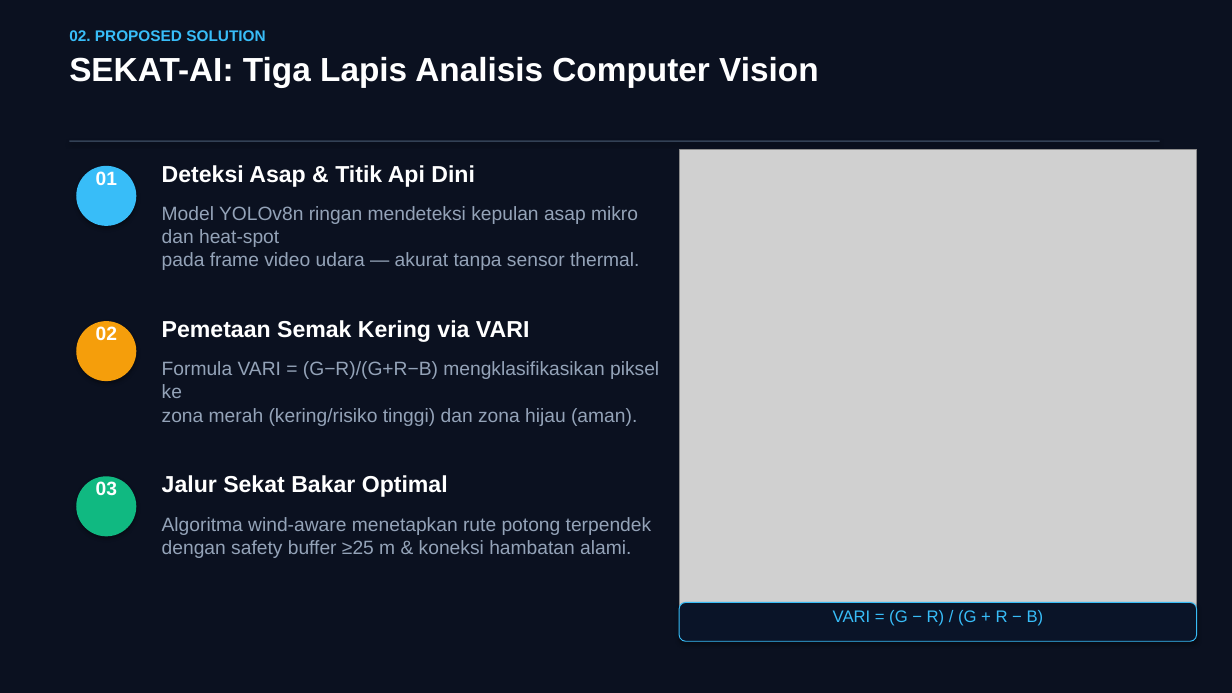
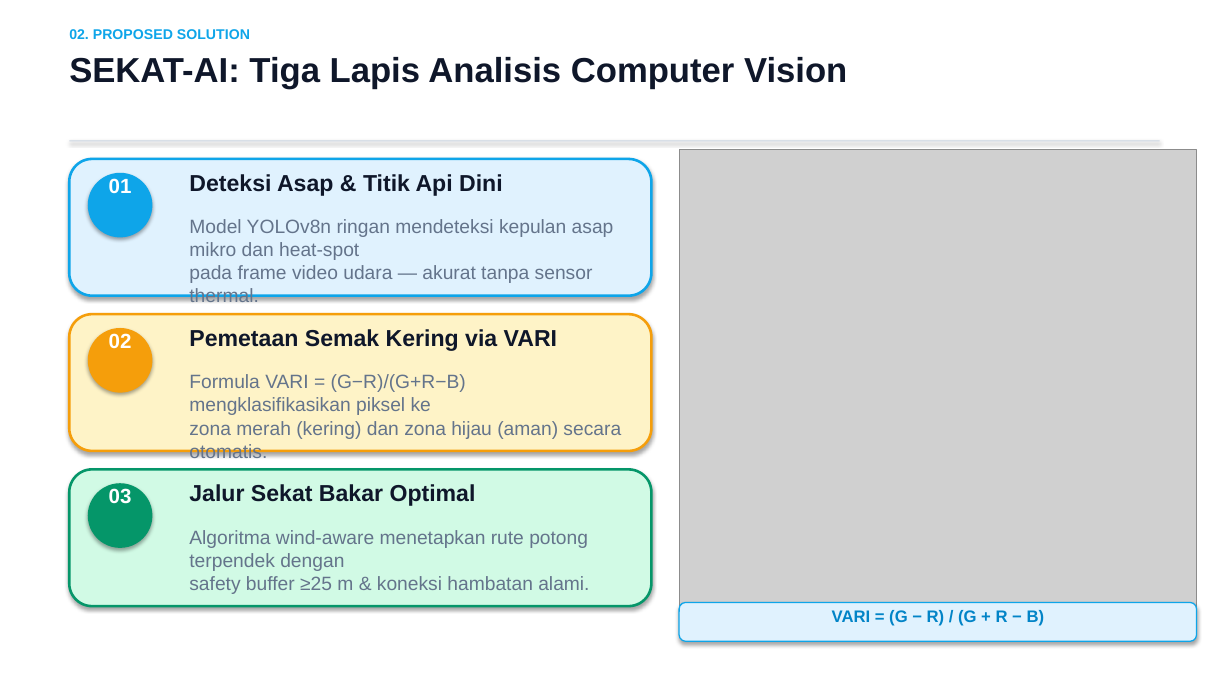
Before and after one commit to aamsetiana/SMOKECUT, a slide deck: slide 5 of AIRIMPACT2026_SMOKECUT_Proposal.pptx. Drawn at 1232x693 pixels with LibreOffice and Linux fonts; fonts in the diff are those of the drawing; grey boxes stand for pictures. Boxes give left, top, right and bottom in pixels: in the first picture for what was removed or moved away, otherwise in the second. Text is boxed around its words. In the diff, an @@ line names an element or a change of style, - is before the commit and + after.

Commit message:
feat(presentation): switch to light color palette — white bg, tinted panels, navy+blue accent

```diff
--- a/AIRIMPACT2026_SMOKECUT_Proposal.pptx
+++ b/AIRIMPACT2026_SMOKECUT_Proposal.pptx
@@ rectangle at box(0, 0, 1232, 693): fill #0B1120 to #FFFFFF @@
@@ text "02. PROPOSED SOLUTION" at box(69, 29, 250, 39): size 12 to 11 pt, text colour #38BDF8 to #0EA5E9 @@
@@ text "SEKAT-AI: Tiga Lapis Analisis Computer ..." at box(69, 57, 847, 89): size 26 to 27 pt, text colour #FFFFFF to #0F172A @@
@@ rectangle at box(69, 140, 1160, 141): fill #334155 to #CBD5E1 @@
@@ rounded rectangle added at box(69, 159, 652, 296), fill #E0F2FE, outline #0EA5E9 2 pt @@
@@ size 15 to 16 pt in 3 elements at box(109, 488, 132, 504), box(109, 333, 132, 348), box(109, 178, 132, 193) @@
@@ text "01": place and size @@
-text "01" at box(96, 171, 117, 185)
+text "01" at box(109, 178, 132, 193)
@@ ellipse: place and size @@
-ellipse at box(76, 165, 136, 226)
+ellipse at box(88, 173, 152, 238)
@@ ellipse at box(88, 173, 152, 238): fill #38BDF8 to #0EA5E9 @@
@@ text "Deteksi Asap & Titik Api ...": place and size @@
-text "Deteksi Asap & Titik Api ..." at box(162, 165, 475, 187)
+text "Deteksi Asap & Titik Api ..." at box(189, 174, 503, 196)
@@ text "Model YOLOv8n ringan mendeteksi kepulan ..." at box(189, 219, 614, 283): text colour #94A3B8 to #64748B @@
@@ text "Model YOLOv8n ringan mendeteksi kepulan ...": place and size @@
-text "Model YOLOv8n ringan mendeteksi kepulan ..." at box(162, 206, 639, 270)
+text "Model YOLOv8n ringan mendeteksi kepulan ..." at box(189, 219, 614, 283)
@@ rounded rectangle added at box(69, 314, 652, 451), fill #FEF3C7, outline #F59E0B 2 pt @@
@@ text "02": place and size @@
-text "02" at box(96, 326, 117, 340)
+text "02" at box(109, 333, 132, 348)
@@ ellipse: place and size @@
-ellipse at box(76, 322, 136, 382)
+ellipse at box(88, 328, 152, 393)
@@ text colour #FFFFFF to #0F172A in 3 elements at box(189, 484, 476, 506), box(189, 174, 503, 196), box(189, 329, 557, 351) @@
@@ text "Pemetaan Semak Kering via VARI": place and size @@
-text "Pemetaan Semak Kering via VARI" at box(162, 320, 529, 342)
+text "Pemetaan Semak Kering via VARI" at box(189, 329, 557, 351)
@@ text at box(189, 374, 621, 439): text changed; text colour #94A3B8 to #64748B @@
-Formula VARI = (G−R)/(G+R−B) mengklasifikasikan piksel ke
-zona merah (kering/risiko tinggi) dan zona hijau (aman).
+Formula VARI = (G−R)/(G+R−B) mengklasifikasikan piksel ke
+zona merah (kering) dan zona hijau (aman) secara otomatis.
@@ rounded rectangle added at box(69, 470, 652, 606), fill #D1FAE5, outline #059669 2 pt @@
@@ text "Jalur Sekat Bakar Optimal": place and size @@
-text "Jalur Sekat Bakar Optimal" at box(162, 475, 448, 497)
+text "Jalur Sekat Bakar Optimal" at box(189, 484, 476, 506)
@@ text "03": place and size @@
-text "03" at box(96, 481, 117, 495)
+text "03" at box(109, 488, 132, 504)
@@ ellipse: place and size @@
-ellipse at box(76, 477, 136, 537)
+ellipse at box(88, 483, 152, 548)
@@ ellipse at box(88, 483, 152, 548): fill #10B981 to #059669 @@
@@ text "Algoritma wind-aware menetapkan rute potong ...": place and size @@
-text "Algoritma wind-aware menetapkan rute potong ..." at box(162, 517, 652, 558)
+text "Algoritma wind-aware menetapkan rute potong ..." at box(189, 530, 589, 594)
@@ text "Algoritma wind-aware menetapkan rute potong ..." at box(189, 530, 589, 594): text colour #94A3B8 to #64748B @@
@@ rounded rectangle at box(679, 603, 1197, 641): fill #0A1428 to #E0F2FE; outline #38BDF8 0.75 pt to #0EA5E9 1 pt @@
@@ text "VARI = (G − R) ..." at box(832, 610, 1045, 626): text colour #38BDF8 to #0284C7, bold on @@
```
Also in this commit, not shown: 9 other slides changed, 1 other file.
